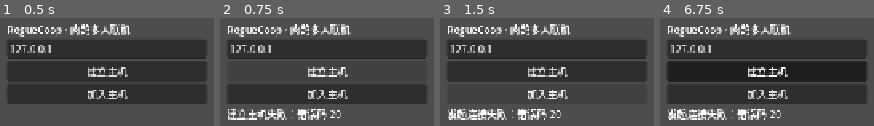
Above: before the commit, frames 1-4 (left to right).
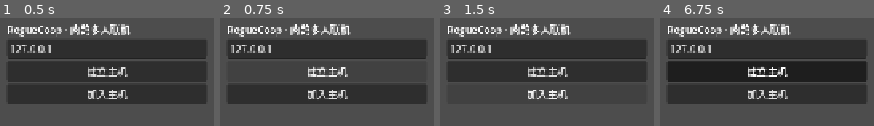
Above: after the commit, the same moments.

Repository: kiony6/roguecoop-trae
Game: Godot game, scene res://scenes/main.tscn
Same seed, same stepped clock (60 frames per second), same inputs: the game is played once before the commit and once after it.
Inputs (mouse positions are in pixels of both pictures, inside the frame that each line leads up to):
- Up to frame 1 (0.5 s): no input
- Up to frame 2 (0.75 s): click "建立主机" at 0.5 s
- Up to frame 3 (1.5 s): click "加入主机" at 1.25 s
- Up to frame 4 (6.75 s): tap Enter at 2, 3.5, 5 s; move the mouse to (outside the picture) at 2.02 s; hold D (move_right) 2.03-2.78 s; hold K (dash) 2.03-2.78 s; click (outside the picture) at 2.17 s; tap Space at 2.75, 4.25, 5.75 s; move the mouse to (outside the picture) at 2.77 s; hold S (move_down) 2.78-3.53 s; tap J (fire) at 2.85, 4.35, 5.85 s; move the mouse to (outside the picture) at 3.52 s; hold D (move_right) 3.53-4.28 s; hold K (dash) 3.53-4.28 s; move the mouse to (outside the picture) at 4.27 s; hold W (move_up) 4.28-5.03 s; click (outside the picture) at 4.42 s; move the mouse to (outside the picture) at 5.02 s; hold K (dash) 5.03-5.78 s; hold A (move_left) 5.03-6.53 s; move the mouse to (outside the picture) at 5.77 s; move the mouse to (807, 72) at 6.52 s; hold S (move_down) from 6.53 s (still down); hold K (dash) from 6.53 s (still down); click (807, 72) at 6.67 s

Frame 1 is identical in both runs. In frame 2, 2.9% of the frame differs, in the area x 3-57%, y 84-95%; in frame 3, 3.3%; in frame 4, 3.3%.
Error after the commit: Parse Error: Invalid argument for "encode_snapshot()" function: argument 2 should be "Dictionary" but is "Array". (res://autoload/net.gd:180)

Commit message:
feat(net): 快照头加队伍元数据，玩家段+status/revive01，敌人段+kind

Diff:
--- a/net/protocol.gd
+++ b/net/protocol.gd
@@ -1,21 +1,25 @@
 extends RefCounted
-## 网络协议常量与二进制编解码（M2）。
+## 网络协议常量与二进制编解码（M3）。
 ## 全部静态方法，无实例状态。
 ## 输入帧：5 字节。
-## 快照：u32 tick | u8 pc | pc*13 | u8 ec | ec*13 | u8 lc | lc*13 = 7 + pc*13 + ec*13 + lc*13。
+## 快照头：u32 tick | u8 level | u16 xp | u16 kills | u8 pc | u8 ec | u8 lc = 12 字节
+## 玩家段：u32 id | f32 x | f32 y | u8 hp | u8 status | u8 revive01 = 15 字节
+## 敌人段：u32 id | f32 x | f32 y | u8 hp | u8 kind = 14 字节
+## 掉落段：u32 id | f32 x | f32 y | u8 kind = 13 字节
 
 const PROTOCOL_VERSION := 1
 const DEFAULT_PORT := 25600
-const MAX_PLAYERS := 4  # 协议上限（M1/M2 实际按 2 人验收）
+const MAX_PLAYERS := 4  # 协议上限（实际按 2 人验收）
 const INPUT_RATE := 30  # 客户端输入上报 Hz
 const SNAPSHOT_RATE := 20  # 主机快照广播 Hz
 const CH_CONTROL := 0  # 可靠通道
 const CH_DATA := 1  # 不可靠有序通道
 
 const INPUT_BYTES := 5
-const PLAYER_BYTES := 13  # u32 id | f32 x | f32 y | u8 hp
-const ENEMY_BYTES := 13  # u32 id | f32 x | f32 y | u8 hp
-const LOOT_BYTES := 13  # u32 id | f32 x | f32 y | u8 kind
+const HEADER_BYTES := 12
+const PLAYER_BYTES := 15
+const ENEMY_BYTES := 14
+const LOOT_BYTES := 13
 
 # ---------------- 输入帧 ----------------
 # 布局: i8 move_x | i8 move_y | i8 aim_x | i8 aim_y | u8 buttons
@@ -43,25 +47,31 @@
 
 # ---------------- 快照 ----------------
 # 布局: u32 tick
-#     | u8 pc | pc*(u32 id | f32 x | f32 y | u8 hp)
-#     | u8 ec | ec*(u32 id | f32 x | f32 y | u8 hp)
+#     | u8 level | u16 xp | u16 kills | u8 pc
+#     | pc*(u32 id | f32 x | f32 y | u8 hp | u8 status | u8 revive01)
+#     | u8 ec | ec*(u32 id | f32 x | f32 y | u8 hp | u8 kind)
 #     | u8 lc | lc*(u32 id | f32 x | f32 y | u8 kind)
 # 注意：Godot 4 的对端 unique_id 为随机大整数（可达 2^31），实体 id 一律 u32。
 
 
 static func encode_snapshot(
-	tick: int, players: Array, enemies: Array = [], loot: Array = []
+	tick: int, meta: Dictionary, players: Array, enemies: Array = [], loot: Array = []
 ) -> PackedByteArray:
 	var b := PackedByteArray()
 	b.resize(snapshot_size(players.size(), enemies.size(), loot.size()))
 	b.encode_u32(0, tick)
-	b[4] = players.size()
-	var o := 5
+	b[4] = int(meta.get("level", 1)) & 0xFF
+	b.encode_u16(5, int(meta.get("xp", 0)))
+	b.encode_u16(7, int(meta.get("kills", 0)))
+	b[9] = players.size()
+	var o := 10
 	for p in players:
 		b.encode_u32(o, int(p["id"]))
 		b.encode_float(o + 4, float(p["pos"].x))
 		b.encode_float(o + 8, float(p["pos"].y))
 		b[o + 12] = int(p.get("hp", 100)) & 0xFF
+		b[o + 13] = int(p.get("status", 0)) & 0xFF
+		b[o + 14] = int(p.get("revive01", 0)) & 0xFF
 		o += PLAYER_BYTES
 	b[o] = enemies.size()
 	o += 1
@@ -70,6 +80,7 @@
 		b.encode_float(o + 4, float(e["pos"].x))
 		b.encode_float(o + 8, float(e["pos"].y))
 		b[o + 12] = int(e.get("hp", 0)) & 0xFF
+		b[o + 13] = int(e.get("kind", 0)) & 0xFF
 		o += ENEMY_BYTES
 	b[o] = loot.size()
 	o += 1
@@ -83,10 +94,15 @@
 
 
 static func decode_snapshot(b: PackedByteArray) -> Dictionary:
-	assert(b.size() >= 5, "snapshot too short")
+	assert(b.size() >= HEADER_BYTES, "snapshot too short")
+	var meta := {
+		"level": b[4],
+		"xp": b.decode_u16(5),
+		"kills": b.decode_u16(7),
+	}
 	var players: Array = []
-	var pc: int = b[4]
-	var o := 5
+	var pc: int = b[9]
+	var o := 10
 	for _i in pc:
 		if o + PLAYER_BYTES > b.size():
 			break
@@ -97,6 +113,8 @@
 					"id": b.decode_u32(o),
 					"pos": Vector2(b.decode_float(o + 4), b.decode_float(o + 8)),
 					"hp": b[o + 12],
+					"status": b[o + 13],
+					"revive01": b[o + 14],
 				}
 			)
 		)
@@ -115,6 +133,7 @@
 						"id": b.decode_u32(o),
 						"pos": Vector2(b.decode_float(o + 4), b.decode_float(o + 8)),
 						"hp": b[o + 12],
+						"kind": b[o + 13],
 					}
 				)
 			)
@@ -137,11 +156,17 @@
 				)
 			)
 			o += LOOT_BYTES
-	return {"tick": b.decode_u32(0), "players": players, "enemies": enemies, "loot": loot}
+	return {
+		"tick": b.decode_u32(0),
+		"meta": meta,
+		"players": players,
+		"enemies": enemies,
+		"loot": loot,
+	}
 
 
 static func snapshot_size(pc: int, ec: int = 0, lc: int = 0) -> int:
-	return 7 + pc * PLAYER_BYTES + ec * ENEMY_BYTES + lc * LOOT_BYTES
+	return HEADER_BYTES + pc * PLAYER_BYTES + ec * ENEMY_BYTES + lc * LOOT_BYTES
 
 
 # ---------------- 量化辅助 ----------------
--- a/tools/tests/test_protocol_snapshot.gd
+++ b/tools/tests/test_protocol_snapshot.gd
@@ -1,5 +1,5 @@
 extends RefCounted
-## 快照编解码测试（M2）：玩家/敌人/掉落三段、长度公式、大 id（u32）往返。
+## 快照编解码测试（M3）：队伍元数据 + 玩家/敌人/掉落三段 + 大 id（u32）往返。
 
 const Harness := preload("res://tools/tests/harness.gd")
 const Protocol := preload("res://net/protocol.gd")
@@ -9,41 +9,50 @@
 	var t := Harness.new()
 	var big_id := 1420896317
 
+	var meta: Dictionary = {"level": 3, "xp": 7, "kills": 42}
 	var players: Array = [
-		{"id": 1, "pos": Vector2(10.5, -20.25), "hp": 100},
-		{"id": big_id, "pos": Vector2(0.0, 0.0), "hp": 42},
+		{"id": 1, "pos": Vector2(10.5, -20.25), "hp": 100, "status": 0, "revive01": 0},
+		{"id": big_id, "pos": Vector2(0.0, 0.0), "hp": 42, "status": 1, "revive01": 255},
 	]
 	var enemies: Array = [
-		{"id": 7, "pos": Vector2(-3.5, 8.0), "hp": 30},
+		{"id": 7, "pos": Vector2(-3.5, 8.0), "hp": 200, "kind": 1},
 	]
 	var loot: Array = [
-		{"id": 9, "pos": Vector2(100.0, 50.0), "kind": 2},
+		{"id": 9, "pos": Vector2(100.0, 50.0), "kind": 1},
 	]
 
-	var bytes := Protocol.encode_snapshot(42, players, enemies, loot)
+	var bytes := Protocol.encode_snapshot(42, meta, players, enemies, loot)
 	t.eq(bytes.size(), Protocol.snapshot_size(2, 1, 1), "长度 = snapshot_size(2,1,1)")
-	t.eq(bytes.size(), 59, "长度硬校验 = 7 + 2*13 + 13 + 13 = 59")
+	t.eq(bytes.size(), 69, "长度硬校验 = 12 + 2*15 + 14 + 13 = 69")
 
 	var d := Protocol.decode_snapshot(bytes)
 	t.eq(d["tick"], 42, "tick 往返")
+	t.eq(d["meta"]["level"], 3, "level 往返")
+	t.eq(d["meta"]["xp"], 7, "xp 往返")
+	t.eq(d["meta"]["kills"], 42, "kills 往返")
+
 	t.eq(d["players"].size(), 2, "玩家数往返")
 	t.eq(d["players"][0]["id"], 1, "玩家 id[0] 往返")
 	t.eq(d["players"][1]["id"], big_id, "大 id 往返（u32 不截断）")
 	t.eq(d["players"][1]["hp"], 42, "玩家 hp 往返")
+	t.eq(d["players"][1]["status"], 1, "玩家 status 往返")
+	t.eq(d["players"][1]["revive01"], 255, "玩家 revive01 往返")
 	t.check((d["players"][0]["pos"] - Vector2(10.5, -20.25)).length() < 0.001, "玩家 pos 往返")
 
 	t.eq(d["enemies"].size(), 1, "敌人数往返")
 	t.eq(d["enemies"][0]["id"], 7, "敌人 id 往返")
-	t.eq(d["enemies"][0]["hp"], 30, "敌人 hp 往返")
+	t.eq(d["enemies"][0]["hp"], 200, "敌人 hp 往返")
+	t.eq(d["enemies"][0]["kind"], 1, "敌人 kind 往返")
 	t.check((d["enemies"][0]["pos"] - Vector2(-3.5, 8.0)).length() < 0.001, "敌人 pos 往返")
 
 	t.eq(d["loot"].size(), 1, "掉落数往返")
 	t.eq(d["loot"][0]["id"], 9, "掉落 id 往返")
-	t.eq(d["loot"][0]["kind"], 2, "掉落 kind 往返")
+	t.eq(d["loot"][0]["kind"], 1, "掉落 kind 往返")
 	t.check((d["loot"][0]["pos"] - Vector2(100.0, 50.0)).length() < 0.001, "掉落 pos 往返")
 
-	var empty := Protocol.decode_snapshot(Protocol.encode_snapshot(7, []))
+	var empty := Protocol.decode_snapshot(Protocol.encode_snapshot(7, {}, []))
 	t.eq(empty["tick"], 7, "空快照 tick 往返")
+	t.eq(empty["meta"]["level"], 1, "空快照 level 默认 1")
 	t.eq(empty["players"].size(), 0, "空快照玩家数 = 0")
 	t.eq(empty["enemies"].size(), 0, "空快照敌人数 = 0")
 	t.eq(empty["loot"].size(), 0, "空快照掉落数 = 0")
